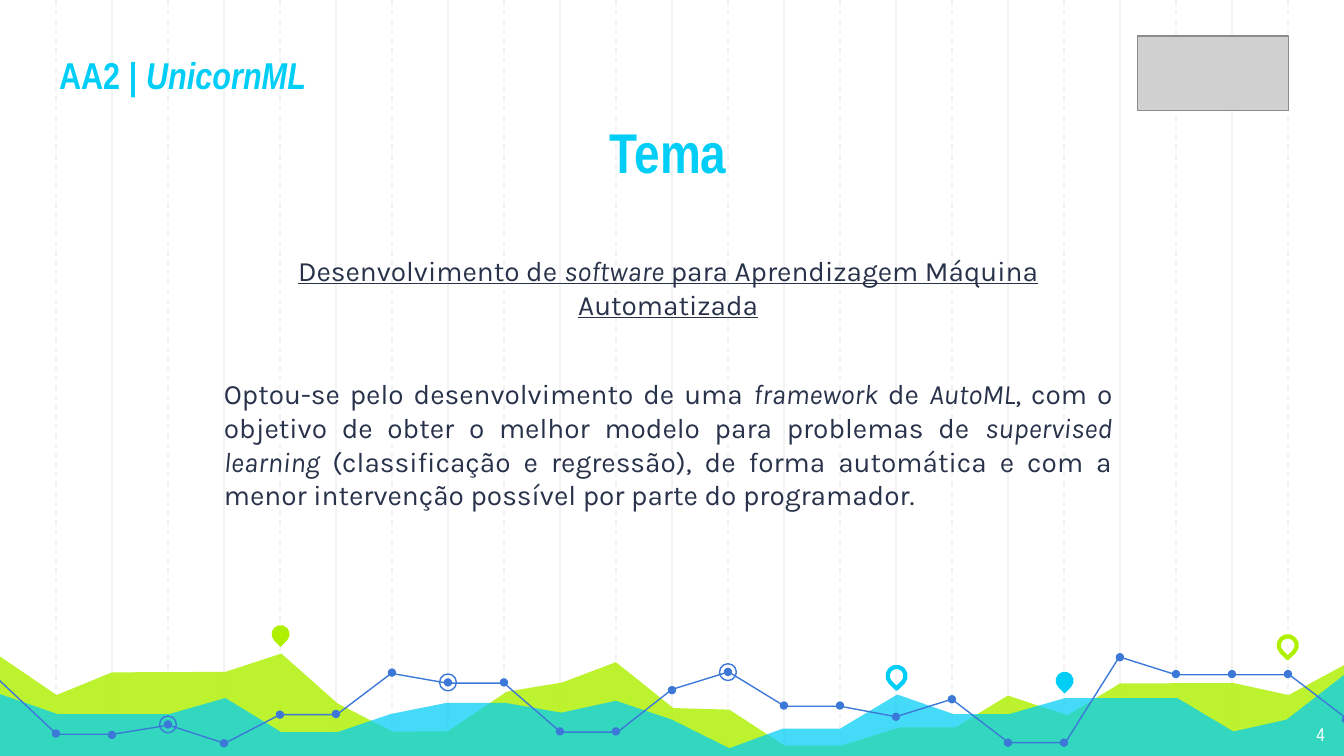
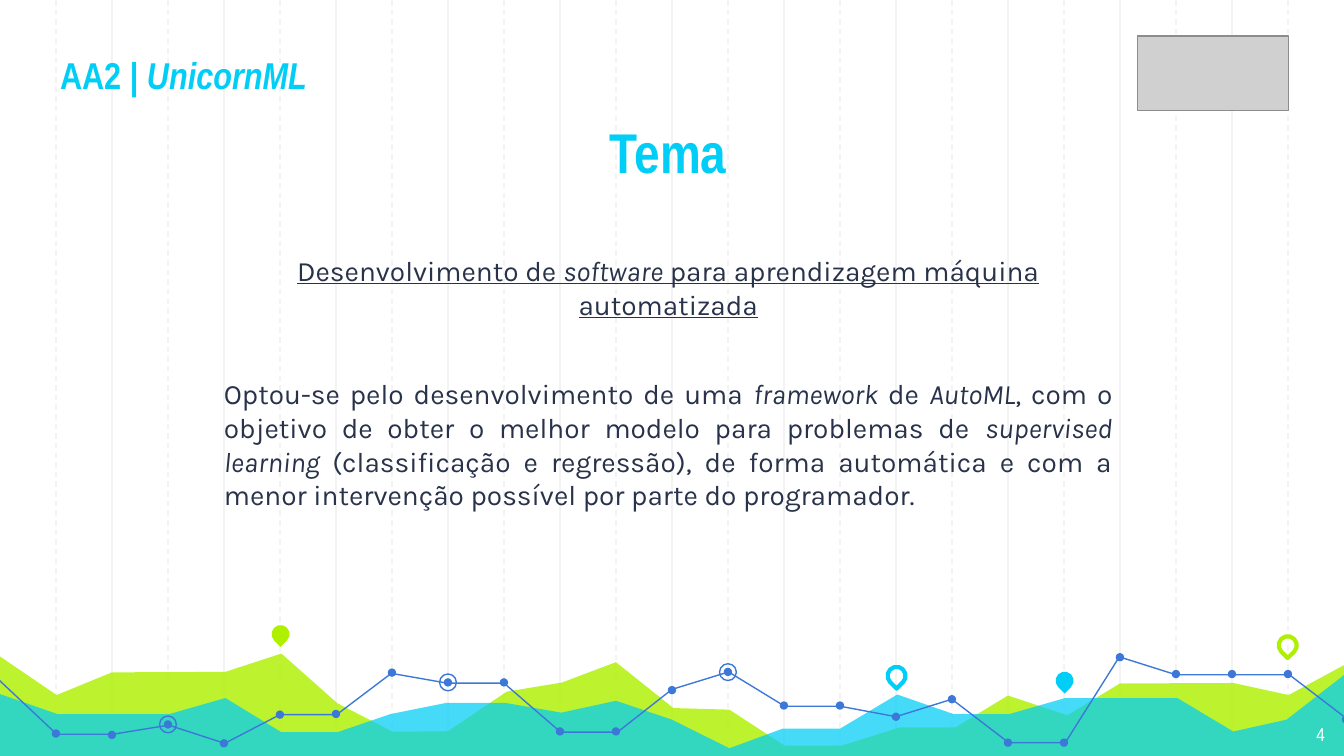
Before and after one commit to Nelson198/AA2, a slide deck: slide 4 of Presentation/Presentation.pptx. Drawn at 1344x756 pixels with LibreOffice and Linux fonts; fonts in the diff are those of the drawing; grey boxes stand for pictures. Boxes give left, top, right and bottom in pixels: in the first picture for what was removed or moved away, otherwise in the second. Text is boxed around its words. In the diff, an @@ line names an element or a change of style, - is before the commit and + after.

```diff
--- a/Presentation/Presentation.pptx
+++ b/Presentation/Presentation.pptx
@@ text at box(297, 260, 1038, 318): text changed @@
-Desenvolvimento de software para Aprendizagem Máquina Automatizada
+Desenvolvimento de software para aprendizagem máquina automatizada
```
Also in this commit, not shown: 11 other slides changed, 1 slide added, 3 slides removed.
